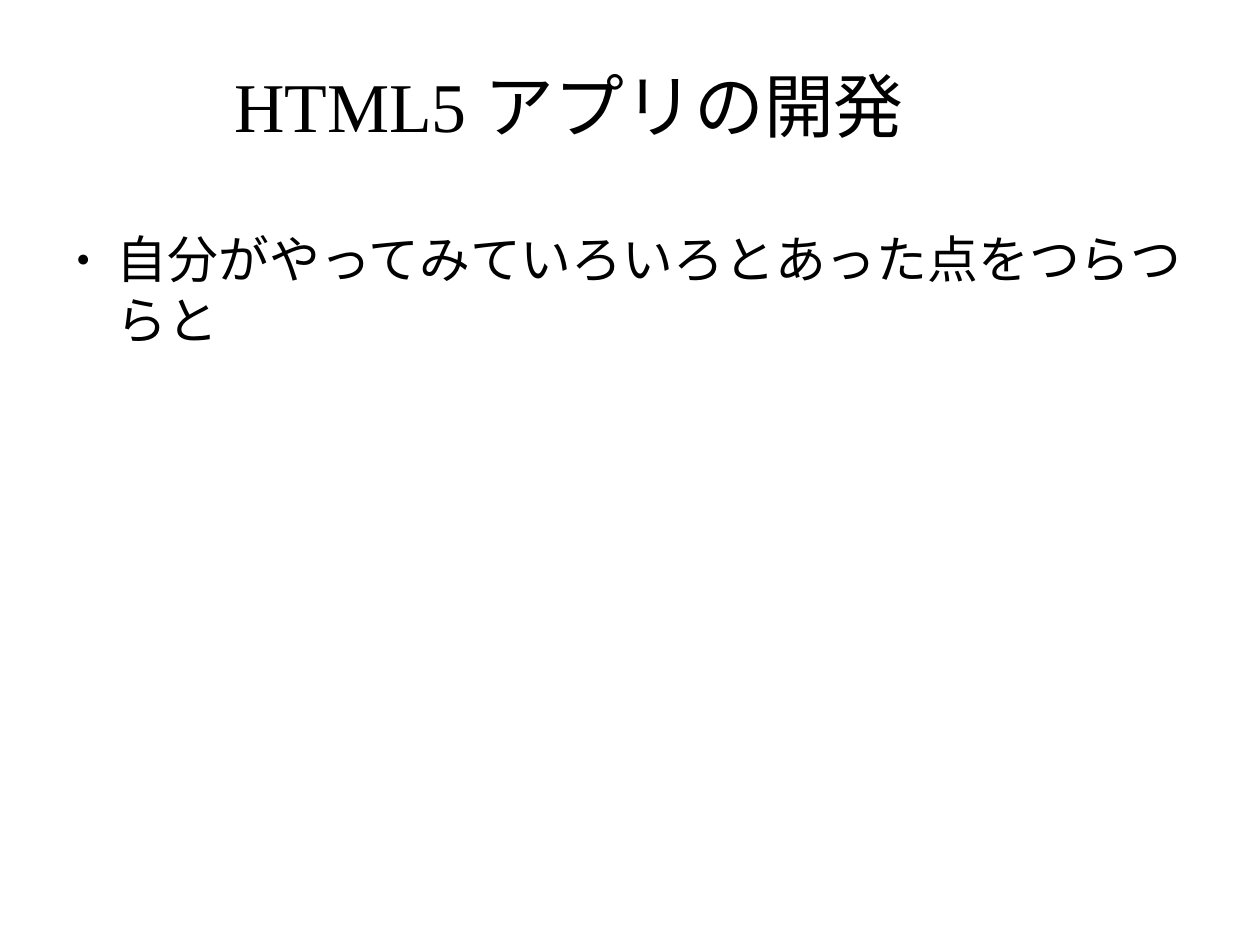
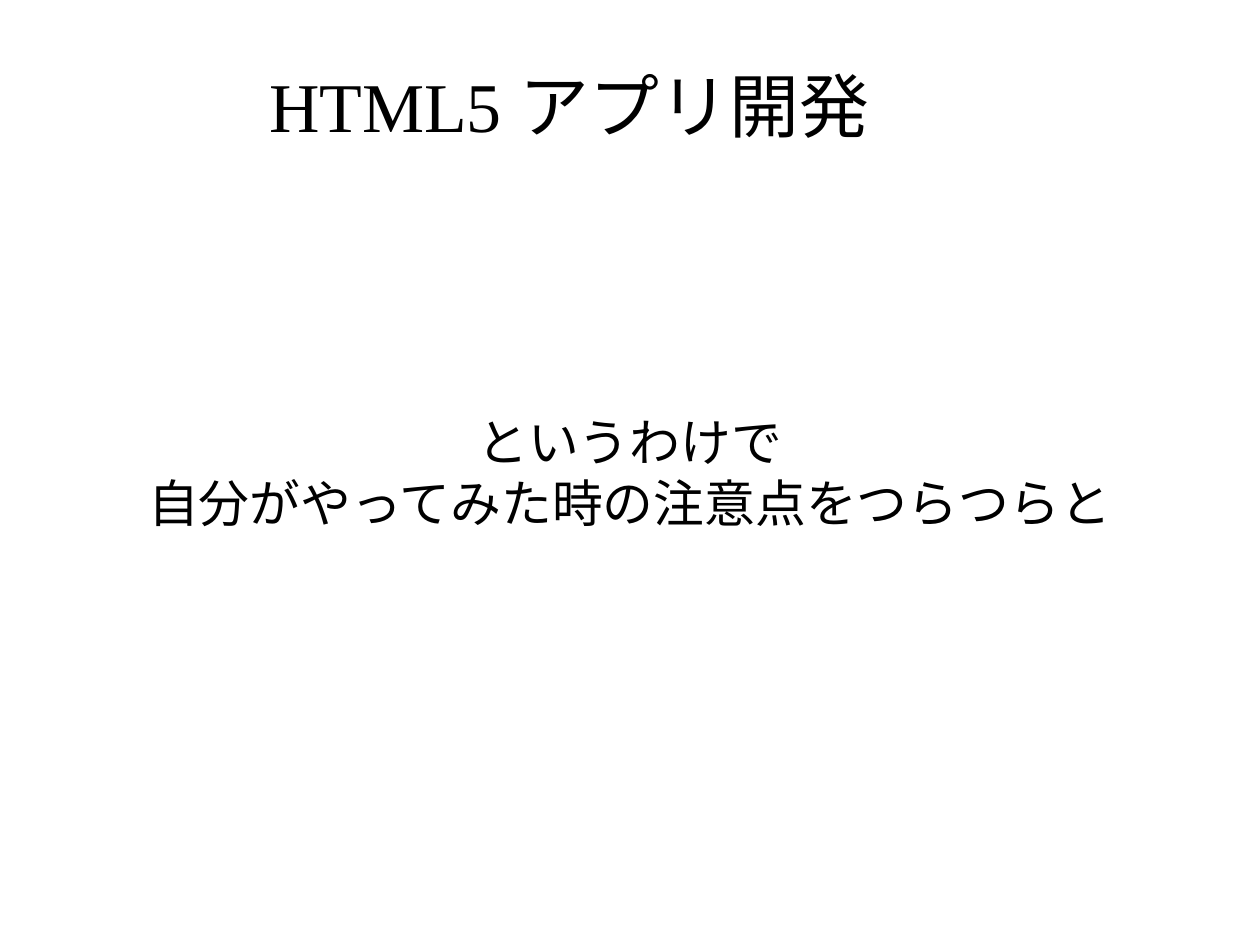
Before and after one commit to masakura/slides, a slide deck: slide 6 of html5jk#1/slide2.odp (slide 3 before the commit). Drawn at 1260x945 pixels with LibreOffice and Linux fonts; fonts in the diff are those of the drawing; background and template pictures are left out. Boxes give left, top, right and bottom in pixels: in the first picture for what was removed or moved away, otherwise in the second. Text is boxed around its words. In the diff, an @@ line names an element or a change of style, - is before the commit and + after.

Commit message:
SPA や HTML5 アプリの開発の図解を追加

```diff
--- a/html5jk#1/slide2.odp
+++ b/html5jk#1/slide2.odp
@@ title at (x1=269, y1=73, x2=869, y2=138): text changed @@
-HTML5 アプリの開発
+HTML5 アプリ開発
@@ subtitle "というわけで" at (x1=148, y1=420, x2=1111, y2=526): vertical alignment top to middle @@
@@ subtitle at (x1=148, y1=420, x2=1111, y2=526): text changed; font Times New Roman to Arial @@
-● 自分がやってみていろいろとあった点をつらつらと
+というわけで
+自分がやってみた時の注意点をつらつらと
```
Also in this commit, not shown: 4 other slides changed, 10 slides added.
